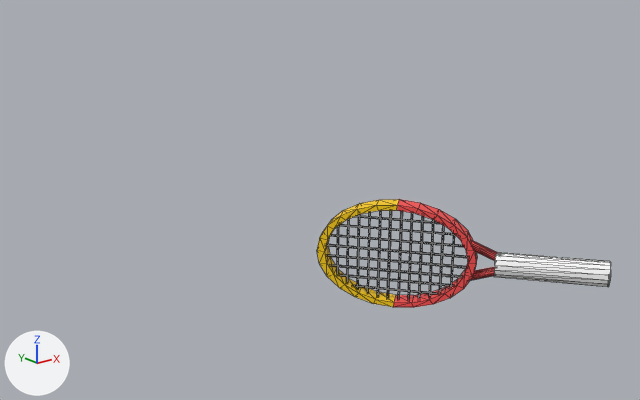
An edit to the FBX model Assets/Racket/Normal.fbx, drawn before and after from the same camera.
Before and after are seen from a camera (50 mm lens) standing at (-0.02971, -0.01607, 0.0171) and looking at (-0.0112, 0.00707, 0.00785). The lights are fixed; the arrows at lower left show +X, +Y and +Z. Mesh edges are drawn as thin lines. Where no turn or scale is listed for an object, it has been applied to the vertices. Vertices at the same position are counted once.

The older version as bpy lines, for what is in view:
```python
me_mesh = bpy.data.meshes.new('Mesh')
me_mesh.from_pydata(...)  # 383 vertices, 642 faces; spans x -0.01098..-0.00399, y -0.00042..0.00794, z 0.00379..0.00772
# faces by material slot: [90, 216, 240, 96]
me_mesh.materials.append(mat_lambert6)  # white #ffffff
me_mesh.materials.append(mat_lambert5)  # red #ff5050
me_mesh.materials.append(mat_lambert2)  # black #000000
me_mesh.materials.append(mat_lambert4)  # yellow #ffd000
ob_pcylinder2 = bpy.data.objects.new('pCylinder2', me_mesh)
ob_pcylinder2.location = (0.0, 0.0, 0.0)
```
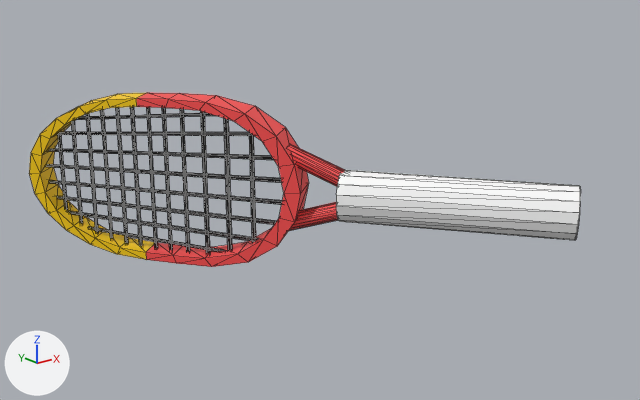
Pixel boxes (x1, y1, x2, y2) of what changed, in the pictures (640 x 400 px; the box of a moved part takes in the faces that stretch with it):
'pCylinder2', reshaped (87% wider, 61% taller): before (317, 199, 611, 307); after (29, 93, 581, 267)
part 1 of me_mesh, moved or reshaped: before (471, 240, 498, 261); after (288, 144, 345, 186)
part 2 of me_mesh, moved or reshaped: before (471, 267, 495, 280); after (289, 202, 338, 231)
part 3 of me_mesh, moved or reshaped: before (339, 224, 456, 236); after (57, 132, 254, 136)
part 4 of me_mesh, moved or reshaped: before (450, 233, 455, 287); after (249, 132, 256, 243)
part 5 of me_mesh, moved or reshaped: before (347, 219, 349, 283); after (71, 120, 83, 223)
part 6 of me_mesh, moved or reshaped: before (353, 285, 438, 294); after (89, 226, 226, 252)
part 7 of me_mesh, moved or reshaped: before (494, 252, 611, 287); after (336, 170, 581, 240)
part 8 of me_mesh, moved or reshaped: before (439, 226, 444, 293); after (224, 118, 232, 251)
part 9 of me_mesh, moved or reshaped: before (377, 211, 381, 296); after (116, 108, 128, 244)
part 10 of me_mesh, moved or reshaped: before (408, 213, 413, 299); after (162, 108, 173, 250)
part 11 of me_mesh, moved or reshaped: before (397, 211, 403, 299); after (146, 107, 158, 249)
part 12 of me_mesh, moved or reshaped: before (337, 226, 339, 274); after (58, 132, 68, 210)
part 13 of me_mesh, moved or reshaped: before (357, 214, 360, 289); after (86, 113, 99, 233)
part 14 of me_mesh, moved or reshaped: before (387, 211, 392, 298); after (130, 107, 142, 246)
part 15 of me_mesh, moved or reshaped: before (367, 212, 371, 293); after (100, 109, 113, 239)
part 16 of me_mesh, moved or reshaped: before (317, 199, 477, 307); after (29, 93, 309, 267)

Diff of the bpy script that builds the scene:
```diff
--- a/Assets/Racket/Normal.fbx.py
+++ b/Assets/Racket/Normal.fbx.py
@@ me_mesh @@
-me_mesh.from_pydata(...)  # 383 vertices, 642 faces; spans x -0.01098..-0.00399, y -0.00042..0.00794, z 0.00379..0.00772
+me_mesh.from_pydata(...)  # 383 vertices, 642 faces; spans x -0.01874..-0.00578, y -0.00063..0.01486, z 0.00554..0.01149
+# me_mesh part 1: the loose piece of 32 vertices spanning x -0.00746..-0.00636, y 0.00239..0.00367, z 0.00563..0.00649 is scaled about its middle by (2.01, 2.01, 1.99), then moved by (-0.00471, 0.00323, 0.00309)
+# me_mesh part 2: the loose piece of 32 vertices spanning x -0.00746..-0.00635, y 0.00239..0.0037, z 0.00493..0.00567 is scaled about its middle by (2.01, 2.01, 1.99), then moved by (-0.0047, 0.00324, 0.00233)
+# me_mesh part 3: the loose piece of 8 vertices spanning x -0.01046..-0.00747, y 0.00369..0.00733, z 0.00663..0.00674 is multiplied about its middle by the matrix ((1.739, 0.002, -0.062), (0.001, 1.738, 0.075), (0.062, -0.075, 1.737)), then moved by (-0.0064, 0.00528, 0.00346)
+# me_mesh part 4: the loose piece of 8 vertices spanning x -0.00772..-0.00761, y 0.00389..0.00403, z 0.00449..0.00703 is multiplied about its middle by the matrix ((1.92, -0.002, -0.007), (0.002, 1.92, 0.009), (0.007, -0.009, 1.92)), then moved by (-0.00556, 0.00427, 0.00278)
+# me_mesh part 5: the loose piece of 8 vertices spanning x -0.01011..-0.01, y 0.00681..0.00695, z 0.00442..0.00711 is scaled about its middle by 1.5, then moved by (-0.0073, 0.00639, 0.00278)
+# me_mesh part 6: the loose piece of 8 vertices spanning x -0.00995..-0.00792, y 0.00434..0.0068, z 0.00431..0.00441 is multiplied about its middle by the matrix ((1.667, -0.002, 0.093), (0.008, 1.666, -0.114), (-0.093, 0.114, 1.663)), then moved by (-0.00657, 0.00554, 0.00185)
+# me_mesh part 7: the loose piece of 31 vertices spanning x -0.00706..-0.00399, y -0.00042..0.00308, z 0.00516..0.00609 is scaled about its middle by 2, then moved by (-0.00332, 0.00153, 0.00266)
+# me_mesh part 8: the loose piece of 8 vertices spanning x -0.00797..-0.00786, y 0.00419..0.00434, z 0.0043..0.00716 is scaled about its middle by (1.96, 1.88, 1.84), then moved by (-0.00588, 0.00466, 0.00276)
+# me_mesh part 9: the loose piece of 8 vertices spanning x -0.00939..-0.00927, y 0.00592..0.00608, z 0.00401..0.00749 is scaled about its middle by 1.5, then moved by (-0.00694, 0.00595, 0.00278)
+# me_mesh part 10: the loose piece of 8 vertices spanning x -0.00868..-0.00856, y 0.00505..0.00521, z 0.00395..0.00753 is scaled about its middle by (1.56, 1.55, 1.54), then moved by (-0.00657, 0.0055, 0.00277)
+# me_mesh part 11: the loose piece of 8 vertices spanning x -0.00892..-0.00879, y 0.00533..0.0055, z 0.00396..0.00753 is scaled about its middle by 1.5, then moved by (-0.0067, 0.00566, 0.00277)
+# me_mesh part 12: the loose piece of 8 vertices spanning x -0.01034..-0.01024, y 0.00711..0.00724, z 0.00474..0.0068 is scaled about its middle by 1.5, then moved by (-0.00742, 0.00654, 0.00279)
+# me_mesh part 13: the loose piece of 8 vertices spanning x -0.00986..-0.00975, y 0.00651..0.00666, z 0.00425..0.00728 is scaled about its middle by 1.5, then moved by (-0.00718, 0.00624, 0.00278)
+# me_mesh part 14: the loose piece of 8 vertices spanning x -0.00916..-0.00904, y 0.00563..0.0058, z 0.00395..0.00755 is scaled about its middle by 1.5, then moved by (-0.00682, 0.00581, 0.00277)
+# me_mesh part 15: the loose piece of 8 vertices spanning x -0.00963..-0.00951, y 0.00621..0.00637, z 0.00409..0.00742 is scaled about its middle by 1.5, then moved by (-0.00706, 0.0061, 0.00278)
+# me_mesh part 16: 160 of 383 vertices moved; they spanned x -0.01098..-0.00688, y 0.00312..0.00794, z 0.00379..0.00772 and now span x -0.01874..-0.01155, y 0.00644..0.01486, z 0.00554..0.01149; mean shift (-0.00645, 0.00537, 0.00277); largest move (-0.01092, 0.00744, 0.00628) -> (-0.01865, 0.01412, 0.00933)
 me_mesh.materials.append(mat_lambert6)
```
